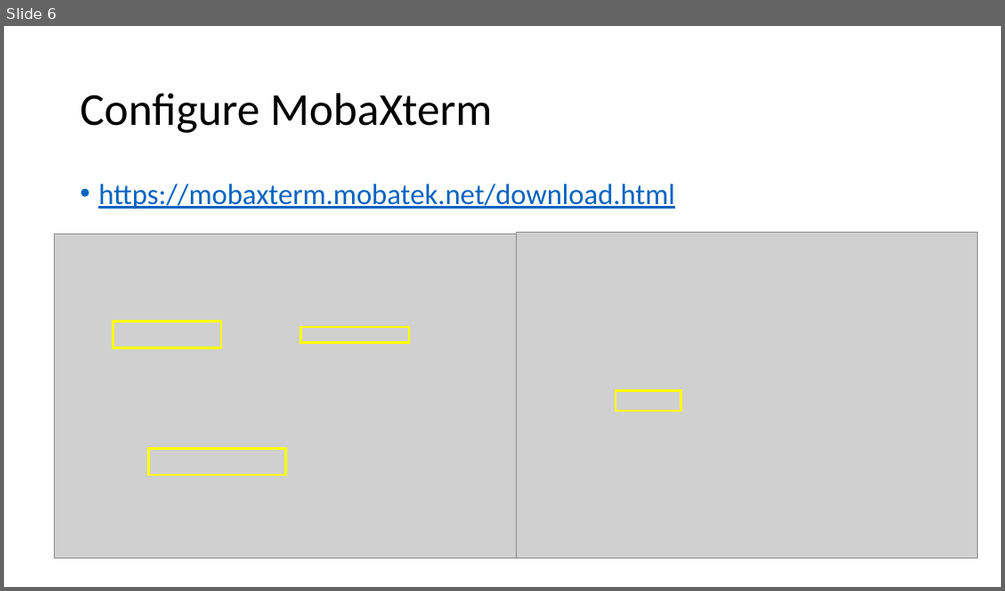
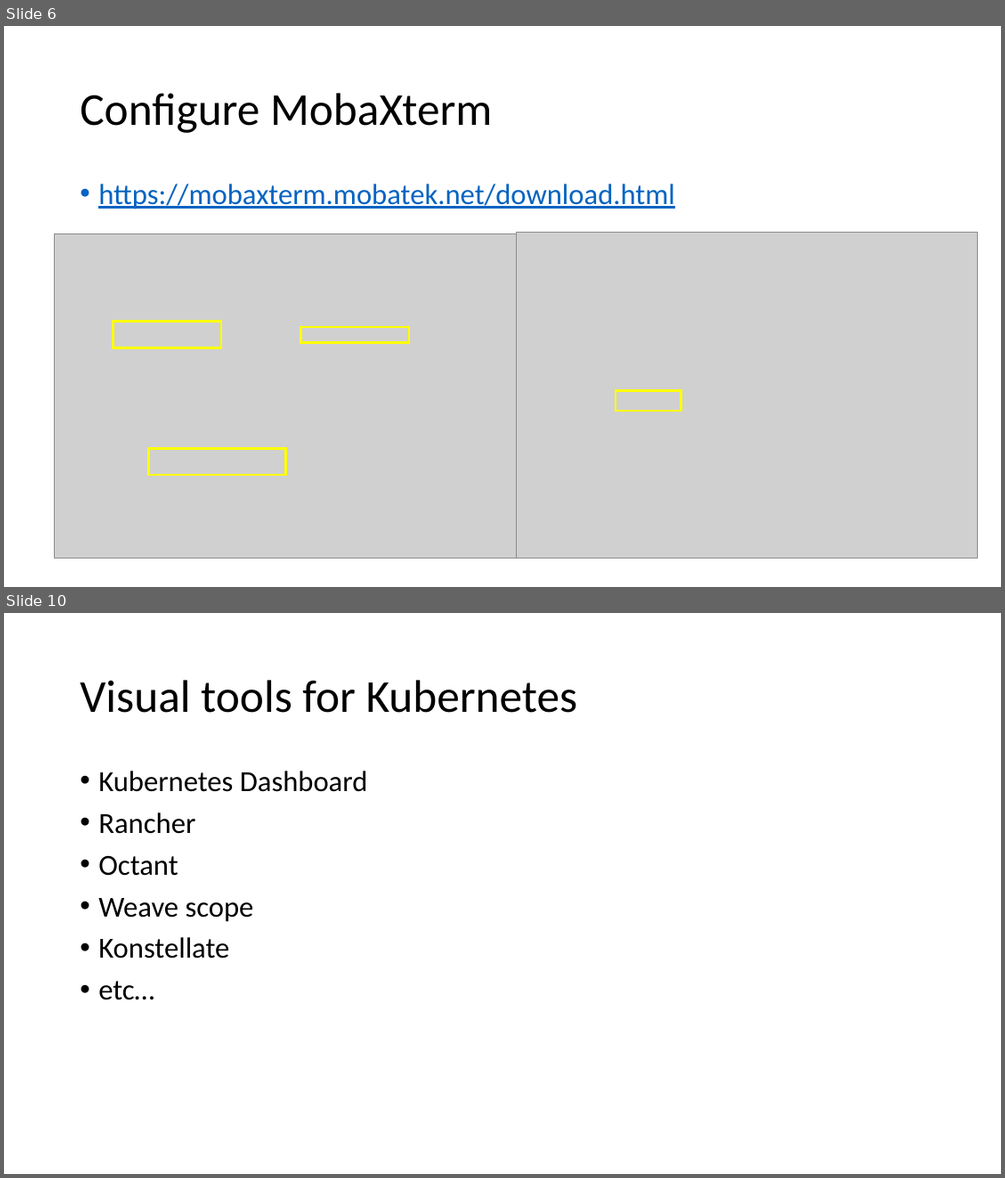
Before and after one commit to subratsuman/synchrn_18apr_k8s, a slide deck: 20230418-Synchrn-K8s-Discussions.pptx. Shown one above the other, each under a label of ours: slide 6 before the commit, slides 6 and 10 after it; the slides between them are not shown. The pictures are 1005x591 and 1005x1178 pixels, drawn with LibreOffice and Linux fonts; fonts in the diff are those of the drawing; grey boxes stand for pictures. Boxes give left, top, right and bottom in pixels: in the first picture for what was removed or moved away, otherwise in the second. Text is boxed around its words. In the diff, an @@ line names an element or a change of style, - is before the commit and + after.

```diff
--- a/20230418-Synchrn-K8s-Discussions.pptx
+++ b/20230418-Synchrn-K8s-Discussions.pptx
@@ slide 10 added at [4, 613, 1001, 1174], background #FFFFFF @@
@@ title added at [80, 680, 578, 713], 44 pt, text #000000 @@
+Visual tools for Kubernetes
@@ text added at [98, 771, 368, 1000], 28 pt, text #000000 @@
+• Kubernetes Dashboard
+• Rancher
+• Octant
+• Weave scope
+• Konstellate
+• etc…
```
Also in this commit, not shown: 3 other slides added.
